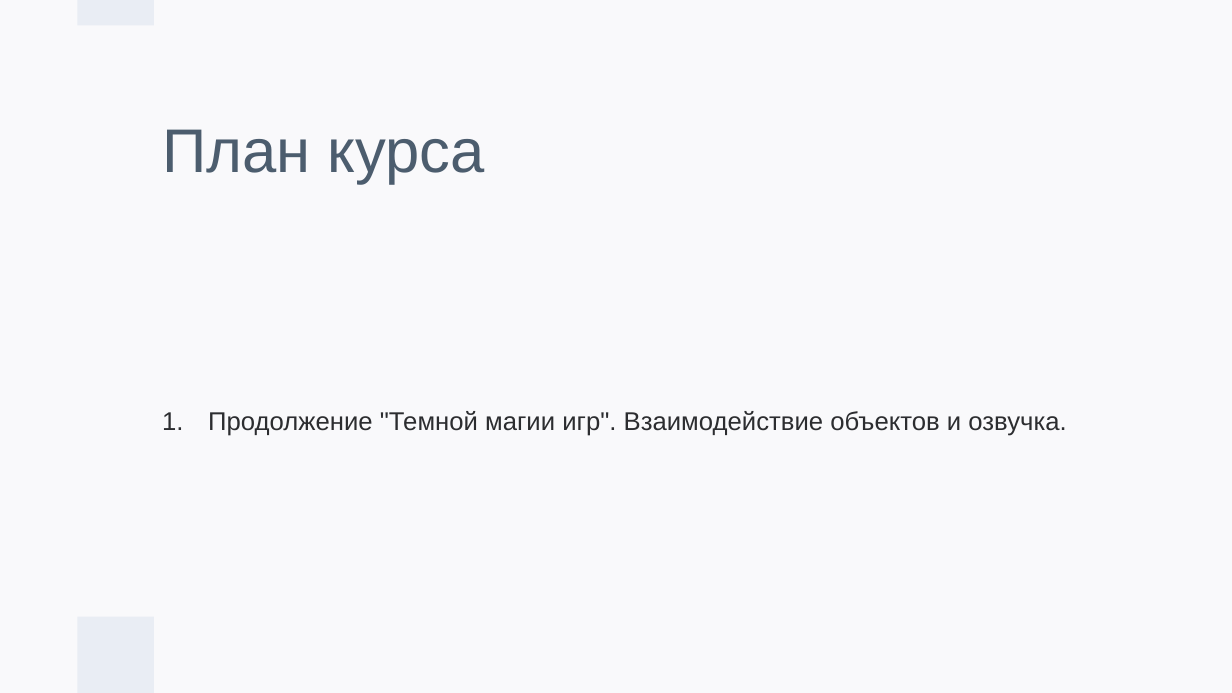
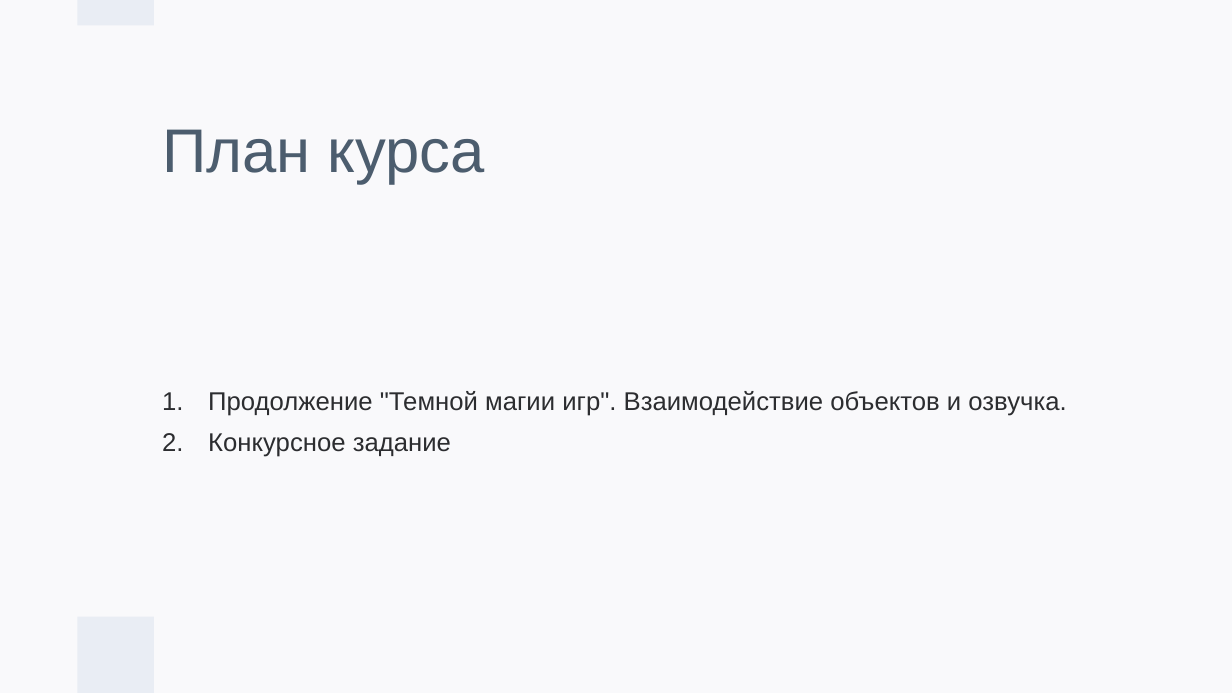
Before and after one commit to kosmoflyko/gb-game-example, a slide deck: slide 2 of presentation/Java webminar part 2.potx.pptx. Drawn at 1232x693 pixels with LibreOffice and Linux fonts; fonts in the diff are those of the drawing; background and template pictures are left out. Boxes give left, top, right and bottom in pixels: in the first picture for what was removed or moved away, otherwise in the second. Text is boxed around its words. In the diff, an @@ line names an element or a change of style, - is before the commit and + after.

```diff
--- a/presentation/Java webminar part 2.potx.pptx
+++ b/presentation/Java webminar part 2.potx.pptx
@@ text at (208, 433, 451, 457): paragraph added @@
+2. Конкурсное задание
```
Also in this commit, not shown: 5 slides added.
